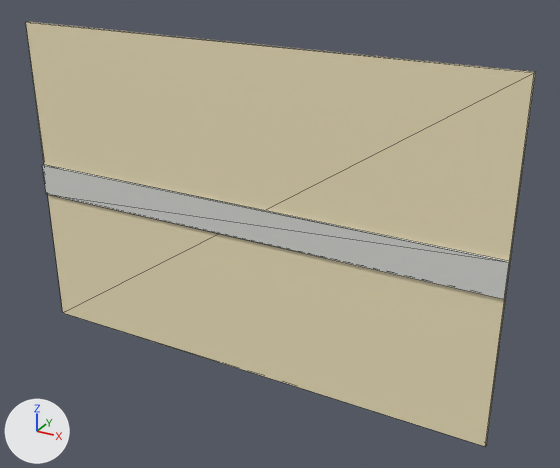
The glTF model public/models/city-pack/beach_tile.glb, before and after one commit.
Camera for both pictures: a 50 mm lens placed at (10.77, -17.46, 8.55), pointed at (1.07, 0.17, -0.26). Every picture has the same lights, and +X, +Y and +Z are marked at lower left. The picture after the commit comes second. Mesh edges are drawn as thin lines. Where no turn or scale is listed for an object, it has been applied to the vertices.

The scene before the commit, as lines of its bpy script (objects in view):
```python
me_g0 = bpy.data.meshes.new('g0')
me_g0.from_pydata(...)  # 8 vertices, 12 faces; spans x -7.5..7.5, y -0.1..0.0, z -5.0..5.0
me_g0.materials.append(mat_defaultmaterial)
me_g1 = bpy.data.meshes.new('g1')
me_g1.from_pydata(...)  # 8 vertices, 12 faces; spans x -7.5..7.5, y -0.2..-0.1, z -0.5..0.5
me_g1.materials.append(mat_defaultmaterial_001)
ob_g0 = bpy.data.objects.new('g0', me_g0)
ob_g0.location = (0.0, 0.0, 0.0)
ob_g1 = bpy.data.objects.new('g1', me_g1)
ob_g1.location = (0.0, 0.0, 0.0)
```
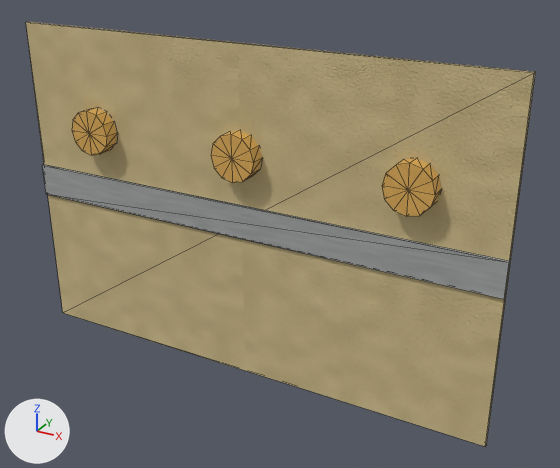
Location of each change, (x1, y1, x2, y2) in pixels of the pictures (560 x 468 px):
'g0', recoloured (darker): (26, 22, 536, 446) in both
'g1', recoloured (darker): (42, 165, 510, 299) in both
'yellowpaint', added (brown): after (72, 108, 441, 216)

Diff of the bpy script that builds the scene:
```diff
--- a/public/models/city-pack/beach_tile.glb.py
+++ b/public/models/city-pack/beach_tile.glb.py
@@ mat_sand @@
+mat_sand = bpy.data.materials.new('sand')
+# uses the picture img_sand_base_7ed61562dde1_png
+# uses the picture img_sand_metal_rough_cb3b10c20a2c_png
+# uses the picture img_sand_normal_ba7999e3c1f1_png
@@ mat_cement @@
+mat_cement = bpy.data.materials.new('cement')
+# uses the picture img_cement_base_d2ed599c1ae0_png
+# uses the picture img_cement_metal_rough_0e60168b89fc_png
+# uses the picture img_cement_normal_b79c96571d4c_png
@@ mat_yellowpaint @@
+mat_yellowpaint = bpy.data.materials.new('yellowpaint')
+# uses the picture img_yellowpaint_base_96f1af3144ae_png
+# uses the picture img_yellowpaint_metal_rough_a4b6743ae357_png
+# uses the picture img_yellowpaint_normal_46d72933b447_png
@@ me_g0 @@
 me_g0.from_pydata(...)  # 8 vertices, 12 faces; spans x -7.5..7.5, y -0.1..0.0, z -5.0..5.0
-me_g0.materials.append(mat_defaultmaterial)
+# me_g0 part 2: vertex colours changed
+me_g0.materials.append(mat_sand)
@@ me_g1 @@
 me_g1.from_pydata(...)  # 8 vertices, 12 faces; spans x -7.5..7.5, y -0.2..-0.1, z -0.5..0.5
-me_g1.materials.append(mat_defaultmaterial_001)
+# me_g1 part 1: vertex colours changed
+me_g1.materials.append(mat_cement)
@@ ob_yellowpaint @@
+ob_yellowpaint = bpy.data.objects.new('yellowpaint', me_yellowpaint)  # a 12-sided cylinder along y spanning x -5.68..-4.32, y -0.57..-0.07, z 1.32..2.68; a 12-sided cylinder along y spanning x -0.68..0.68, y -0.57..-0.07, z 1.32..2.68; a 12-sided cylinder along y spanning x 4.32..5.68, y -0.57..-0.07, z 1.32..2.68
+ob_yellowpaint.location = (0.0, 0.0, 0.0)
```
